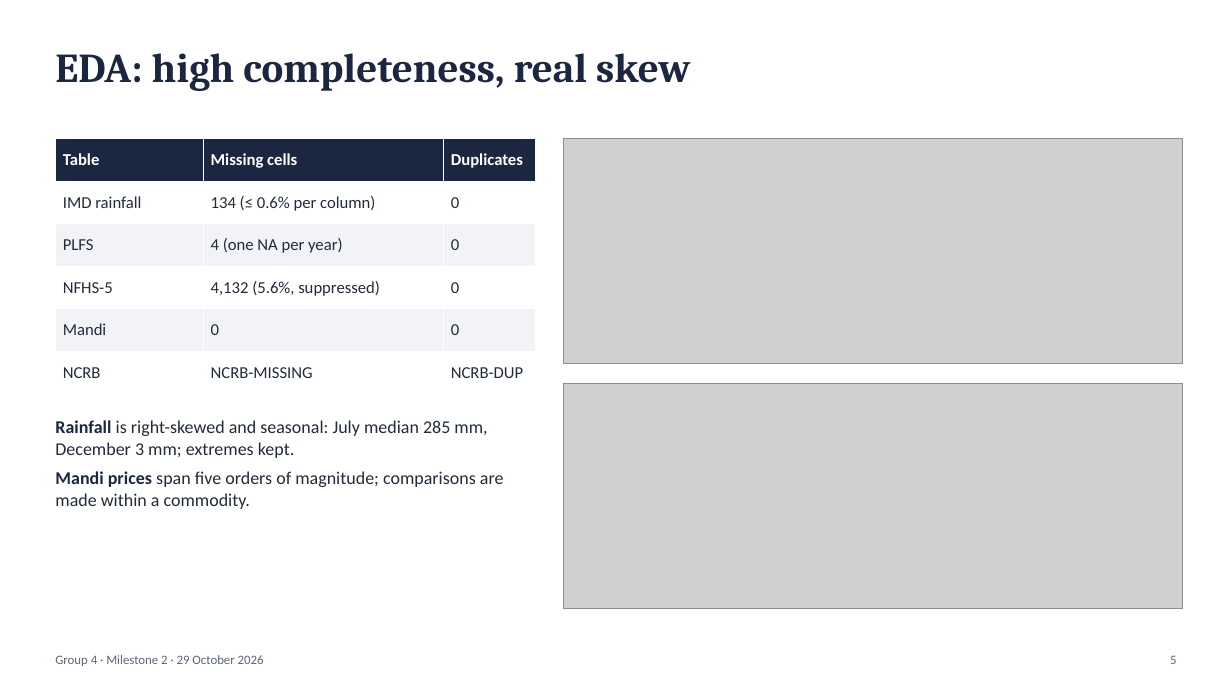
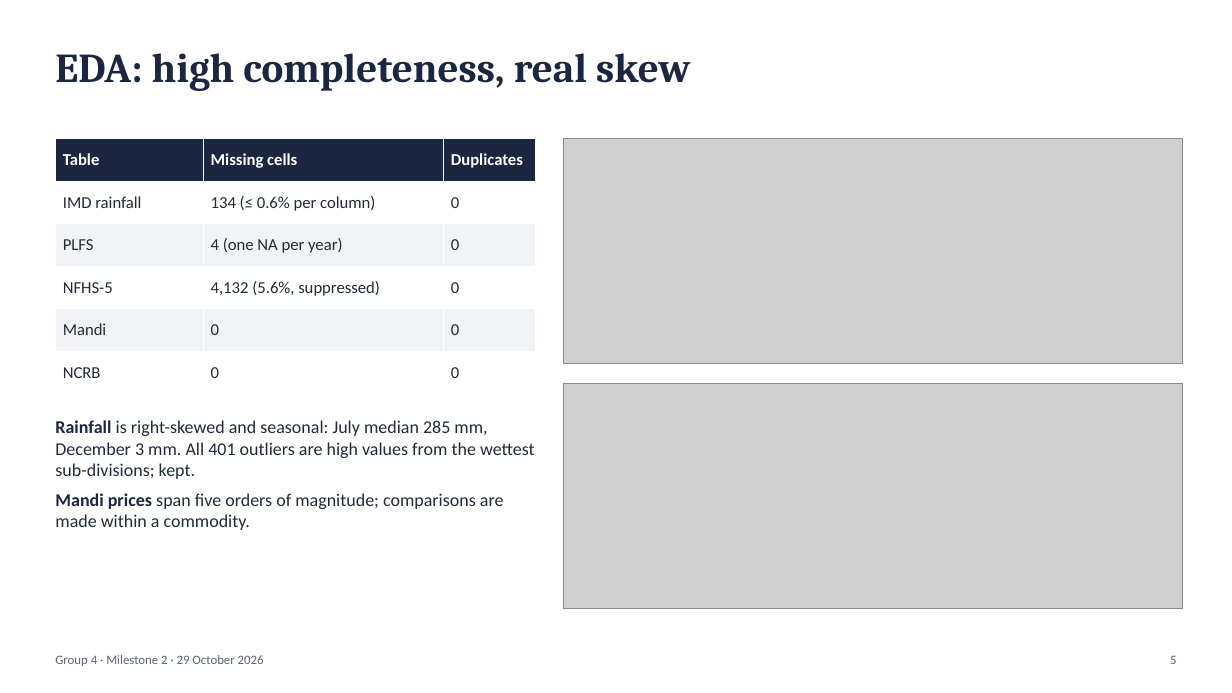
Before and after one commit to sathyaIITM/Group-4-DS-and-AI-Lab-Project, a slide deck: slide 5 of docs/Milestone2_TA_Presentation.pptx. Drawn at 1232x693 pixels with LibreOffice and Linux fonts; fonts in the diff are those of the drawing; grey boxes stand for pictures. Boxes give left, top, right and bottom in pixels: in the first picture for what was removed or moved away, otherwise in the second. Text is boxed around its words. In the diff, an @@ line names an element or a change of style, - is before the commit and + after.

Commit message:
DOC: NCRB results, PoC scope, verified EDA claims; raw-data download script

```diff
--- a/docs/Milestone2_TA_Presentation.pptx
+++ b/docs/Milestone2_TA_Presentation.pptx
@@ table at box(55, 139, 536, 394) @@
-row 6, column 2: NCRB-MISSING
+row 6, column 2: 0
-row 6, column 3: NCRB-DUP
+row 6, column 3: 0
@@ text at box(55, 420, 535, 479): text changed @@
-Rainfall is right-skewed and seasonal: July median 285 mm, December 3 mm; extremes kept.
+Rainfall is right-skewed and seasonal: July median 285 mm, December 3 mm. All 401 outliers are high values from the wettest sub-divisions; kept.
```
Also in this commit, not shown: 8 other slides changed, 8 other files.
